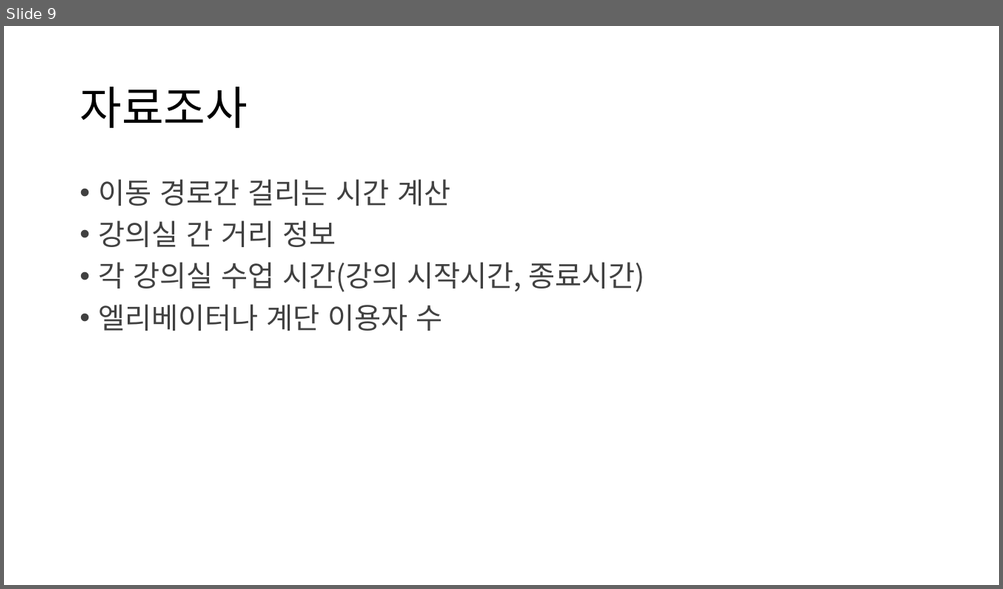
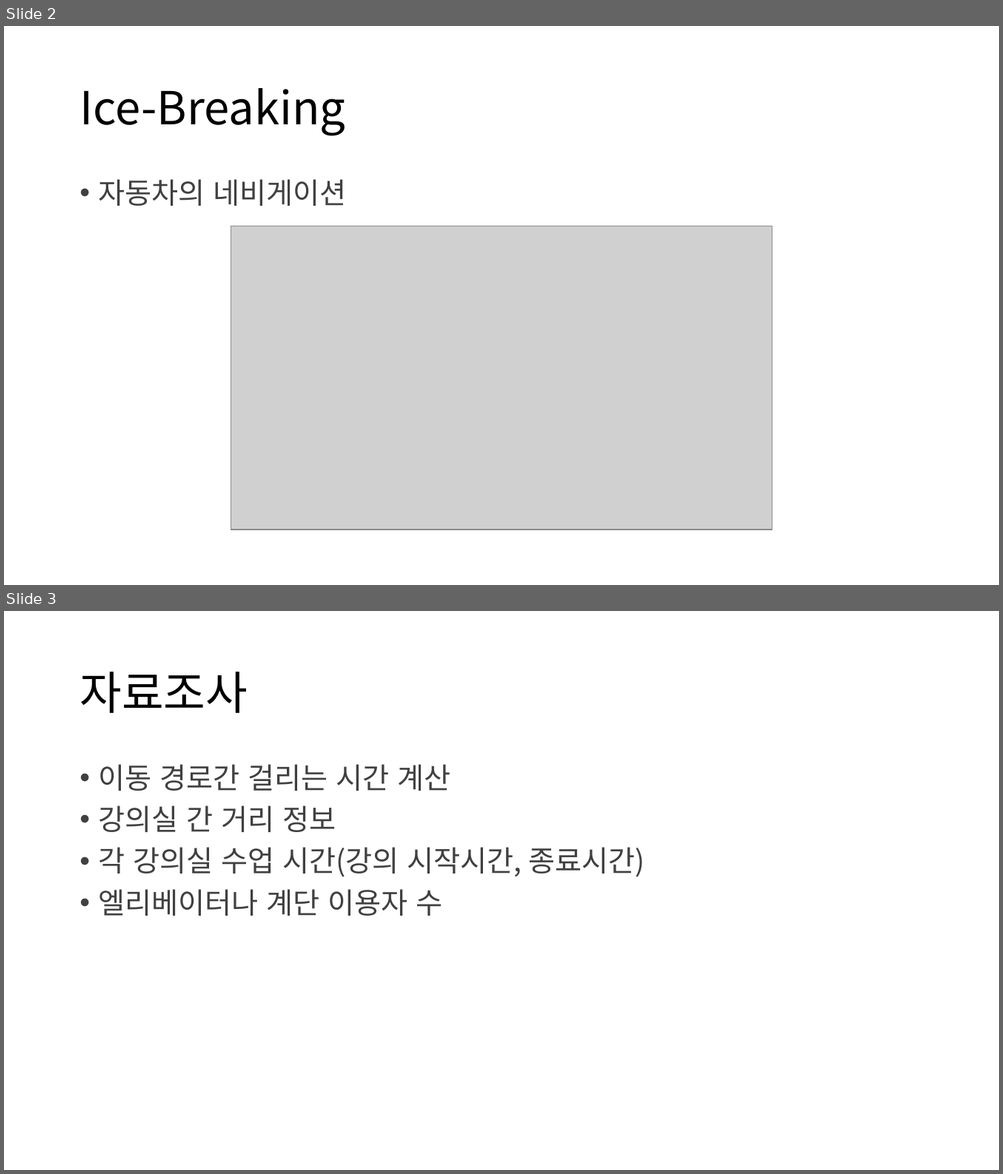
Before and after one commit to noahluftyang/design-of-data-structure-assignment-2nd, a slide deck: slides/1st-slide-18-10-31.pptx. Shown one above the other, each under a label of ours: slide 9 before the commit, slides 2 and 3 after it. The pictures are 1003x589 and 1003x1174 pixels, drawn with LibreOffice and Linux fonts; fonts in the diff are those of the drawing; grey boxes stand for pictures; background and template pictures are left out. Boxes give left, top, right and bottom in pixels: in the first picture for what was removed or moved away, otherwise in the second. Text is boxed around its words. In the diff, an @@ line names an element or a change of style, - is before the commit and + after.

```diff
--- a/slides/1st-slide-18-10-31.pptx
+++ b/slides/1st-slide-18-10-31.pptx
@@ slide 2 added at <box>4,26,999,585</box>, background picture (left out) @@
@@ title added at <box>79,88,345,136</box>, 44 pt, text #000000 @@
+Ice-Breaking
@@ text added at <box>99,179,347,206</box>, 28 pt, text #404040 @@
+• 자동차의 네비게이션
@@ picture added at <box>231,227,771,531</box> @@
@@ what was slide 9 is now slide 3 @@
```
Also in this commit, not shown: 3 slides changed.
